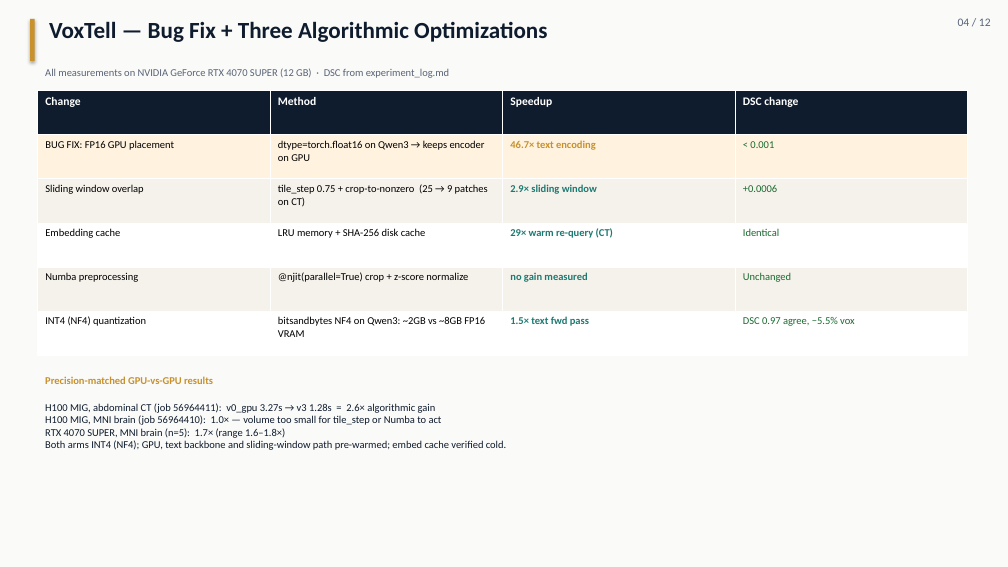
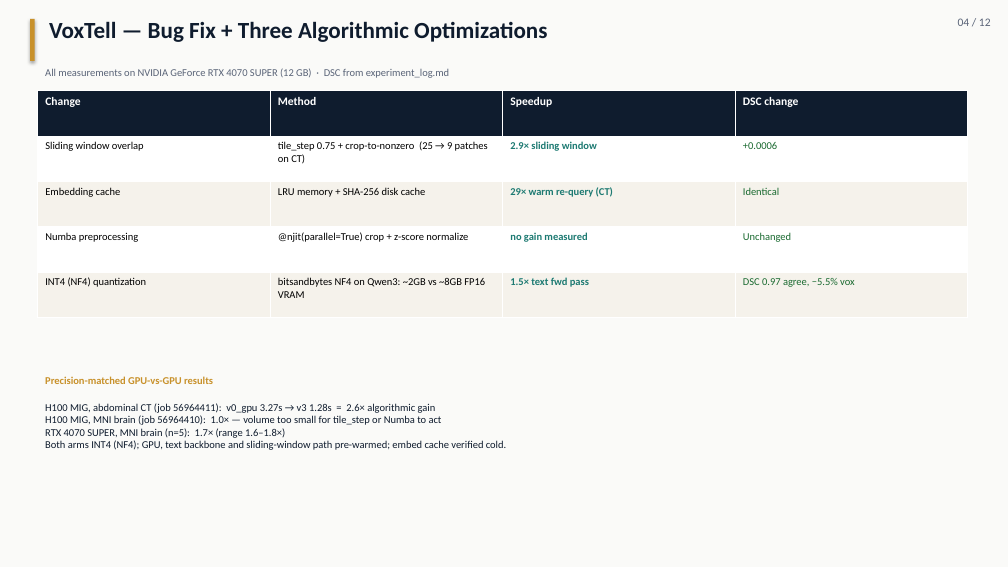
Before and after one commit to pentaexe/VoxTell-main, a slide deck: slide 4 of slides.pptx. Drawn at 1008x567 pixels with LibreOffice and Linux fonts; fonts in the diff are those of the drawing. Boxes give left, top, right and bottom in pixels: in the first picture for what was removed or moved away, otherwise in the second. Text is boxed around its words. In the diff, an @@ line names an element or a change of style, - is before the commit and + after.

```diff
--- a/slides.pptx
+++ b/slides.pptx
@@ table at bbox=[38, 91, 969, 318] @@
-row 2: BUG FIX: FP16 GPU placement | dtype=torch.float16 on Qwen3 → keeps encoder on GPU | 46.7× text encoding | < 0.001
```
Also in this commit, not shown: 2 other slides changed, 1 other file.
